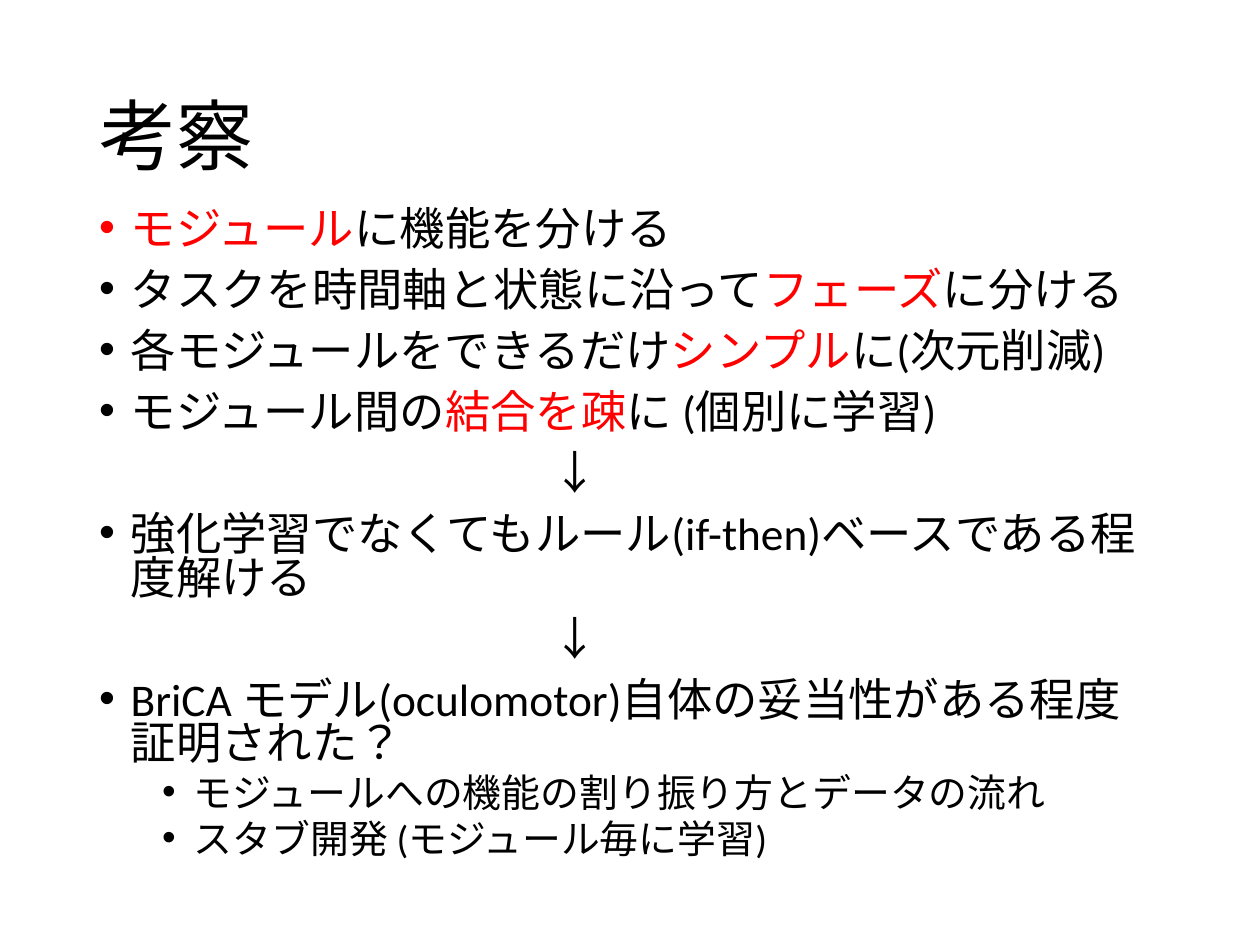
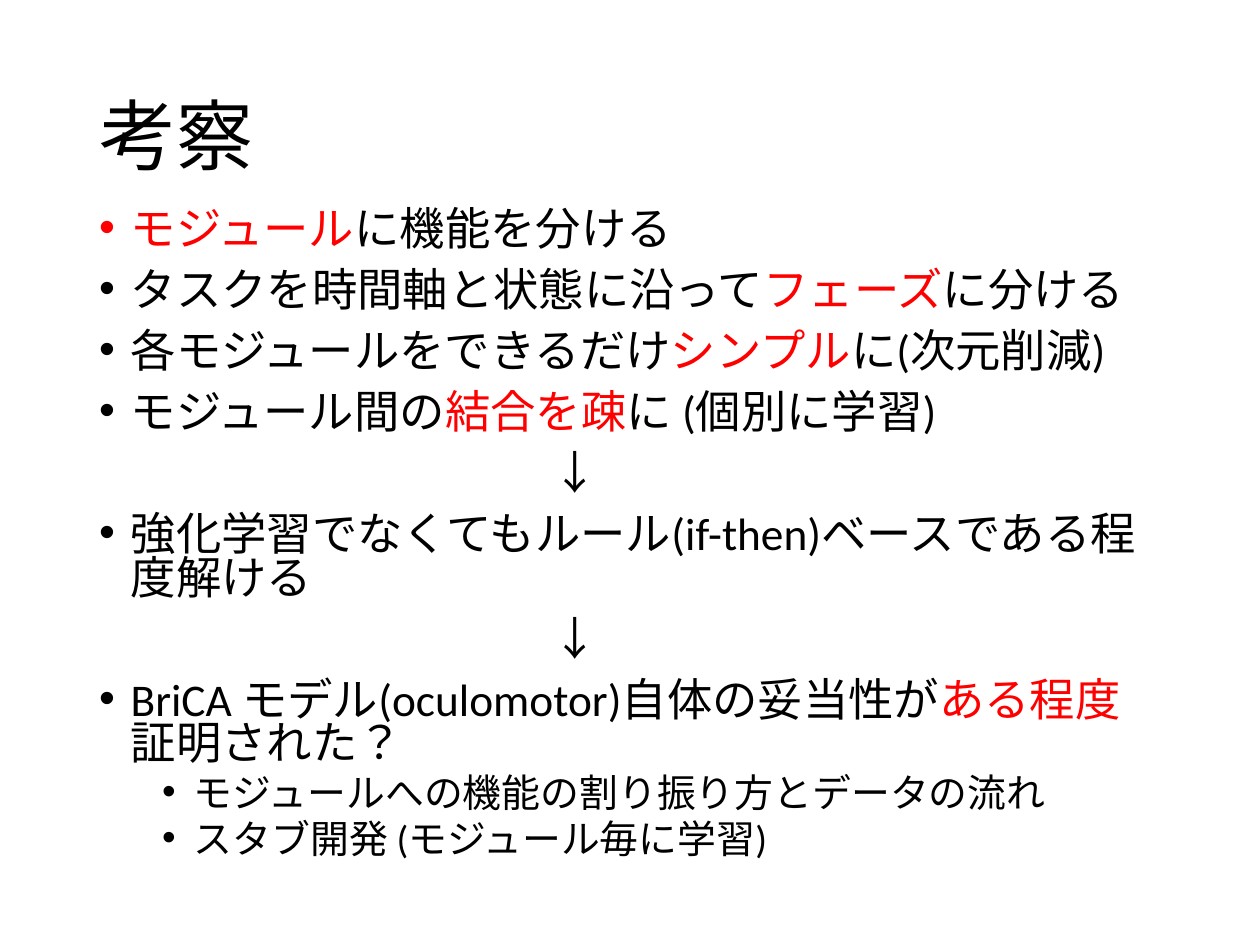
Before and after one commit to miyosuda/oculomotor, a slide deck: slide 17 of doc/20181007_1_wba_hackathon_2018_ota.pptx. Drawn at 1260x945 pixels with LibreOffice and Linux fonts; fonts in the diff are those of the drawing. Boxes give left, top, right and bottom in pixels: in the first picture for what was removed or moved away, otherwise in the second. Text is boxed around its words. In the diff, an @@ line names an element or a change of style, - is before the commit and + after.

```diff
--- a/doc/20181007_1_wba_hackathon_2018_ota.pptx
+++ b/doc/20181007_1_wba_hackathon_2018_ota.pptx
@@ text at <box>131,677,1120,763</box>: text colour #000000 to #FF0000 in "モデル(oculomotor)自体の妥当性がある程度証明された？" @@
```
Also in this commit, not shown: 2 other slides changed.
